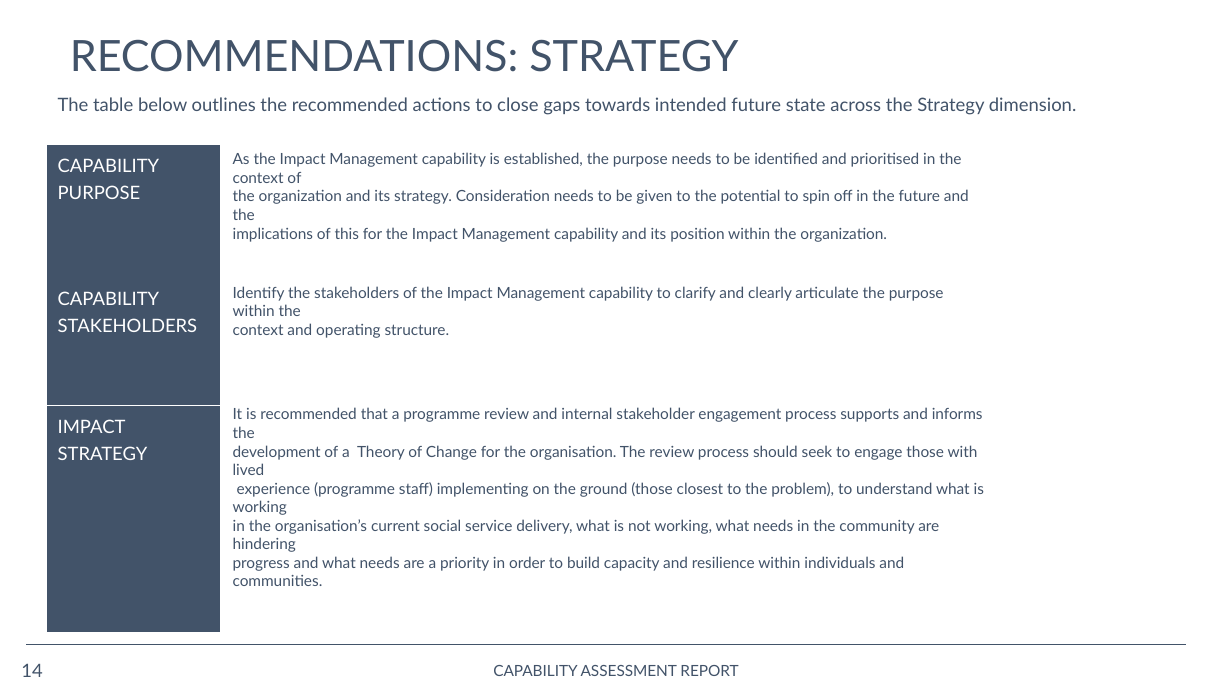
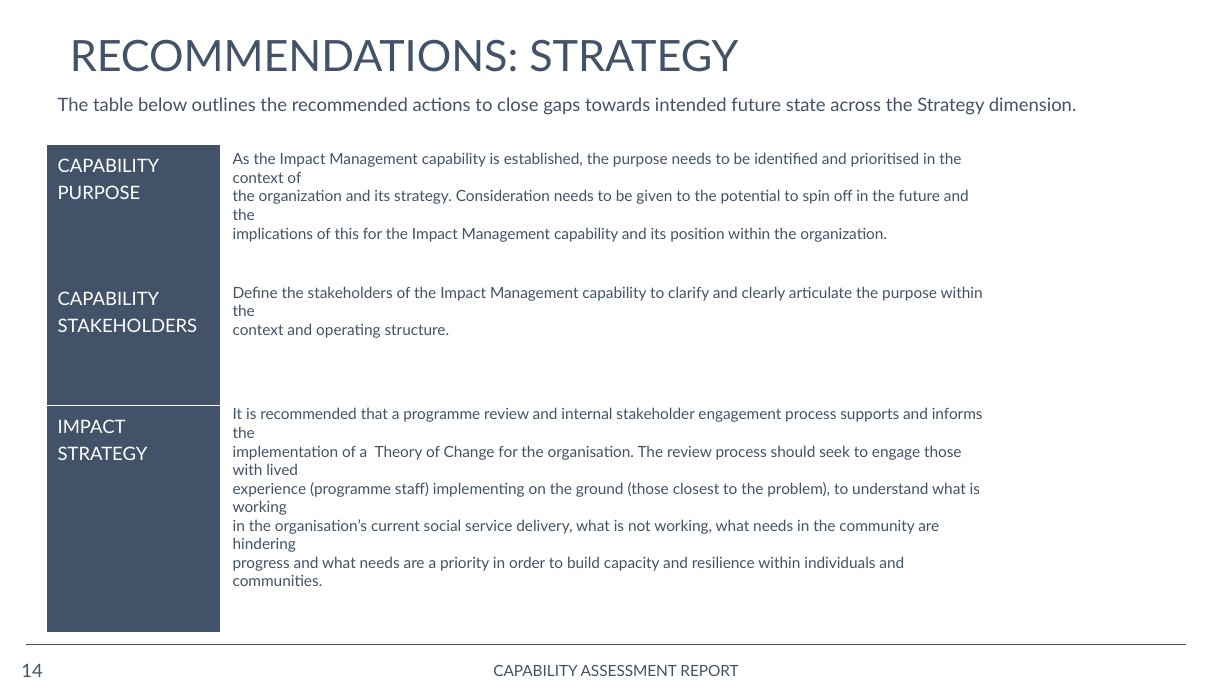
Before and after one commit to opus-meum/power-automate, a slide deck: slide 14 of Capability Assessment Report.pptx. Drawn at 1232x693 pixels with LibreOffice and Linux fonts; fonts in the diff are those of the drawing; background and template pictures are left out. Boxes give left, top, right and bottom in pixels: in the first picture for what was removed or moved away, otherwise in the second. Text is boxed around its words. In the diff, an @@ line names an element or a change of style, - is before the commit and + after.

```diff
--- a/Capability Assessment Report.pptx
+++ b/Capability Assessment Report.pptx
@@ text at [233,286,983,316]: text changed @@
-Identify the stakeholders of the Impact Management capability to clarify and clearly articulate the purpose within the
+Define the stakeholders of the Impact Management capability to clarify and clearly articulate the purpose within the
@@ text at [233,445,962,475]: text changed @@
-development of a Theory of Change for the organisation. The review process should seek to engage those with lived
+implementation of a Theory of Change for the organisation. The review process should seek to engage those with lived
```
Also in this commit, not shown: 11 other slides changed, 19 other files.
